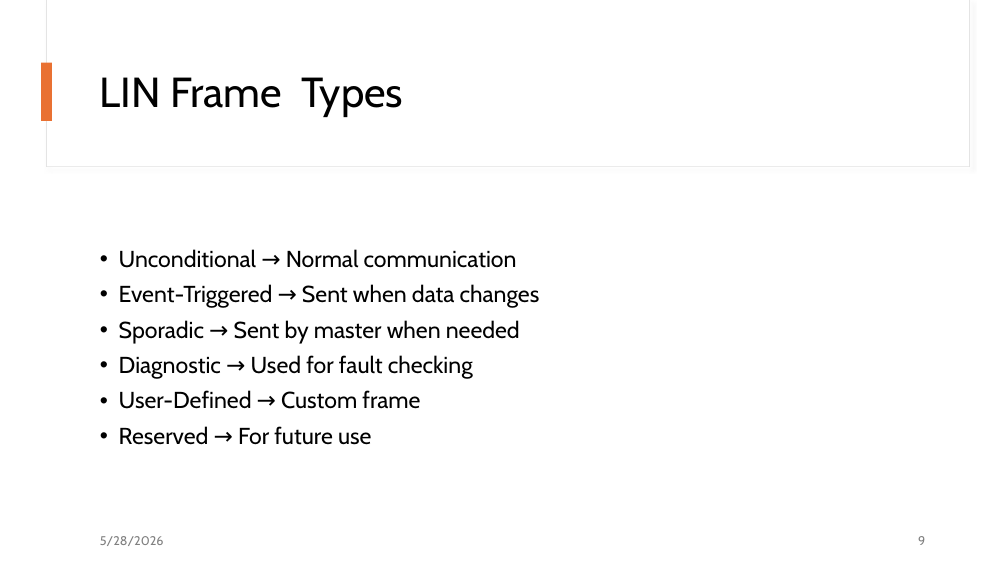
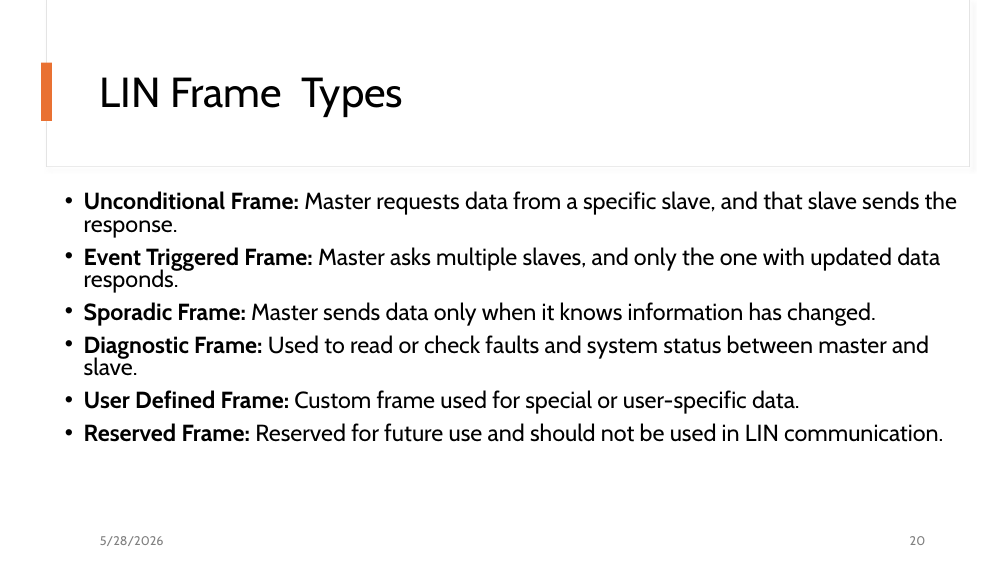
Before and after one commit to monalsutar/PPT, a slide deck: slide 20 of Automotive_Protocols.pptx (slide 9 before the commit). Drawn at 1008x567 pixels with LibreOffice and Linux fonts; fonts in the diff are those of the drawing. Boxes give left, top, right and bottom in pixels: in the first picture for what was removed or moved away, otherwise in the second. Text is boxed around its words. In the diff, an @@ line names an element or a change of style, - is before the commit and + after.

```diff
--- a/Automotive_Protocols.pptx
+++ b/Automotive_Protocols.pptx
@@ text at box(84, 191, 957, 442): text changed; size 22 to 22.2 pt @@
-• Unconditional → Normal communication
-• Event-Triggered → Sent when data changes
-• Sporadic → Sent by master when needed
-• Diagnostic → Used for fault checking
-• User-Defined → Custom frame
-• Reserved → For future use
+• Unconditional Frame: Master requests data from a specific slave, and that slave sends the response.
+• Event Triggered Frame: Master asks multiple slaves, and only the one with updated data responds.
+• Sporadic Frame: Master sends data only when it knows information has changed.
+• Diagnostic Frame: Used to read or check faults and system status between master and slave.
+• User Defined Frame: Custom frame used for special or user-specific data.
+• Reserved Frame: Reserved for future use and should not be used in LIN communication.
@@ page number at box(910, 536, 926, 545): text changed @@
-9
+20
```
Also in this commit, not shown: 3 other slides changed, 11 slides added, 1 other file.
